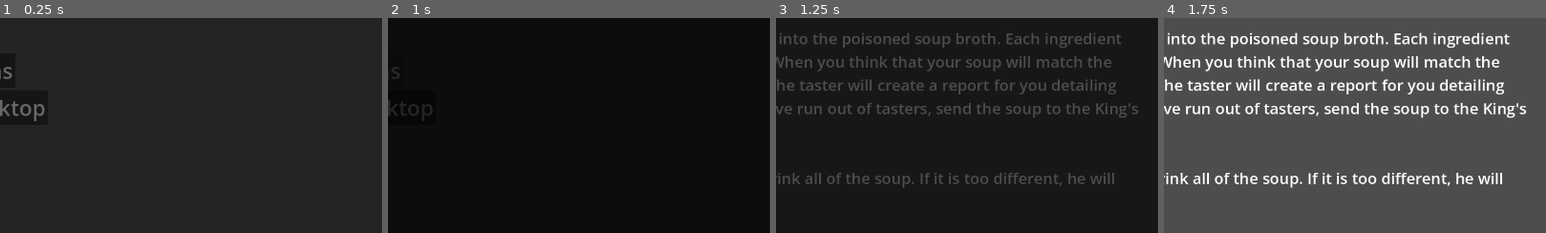
Above: before the commit, frames 1-4 (left to right).
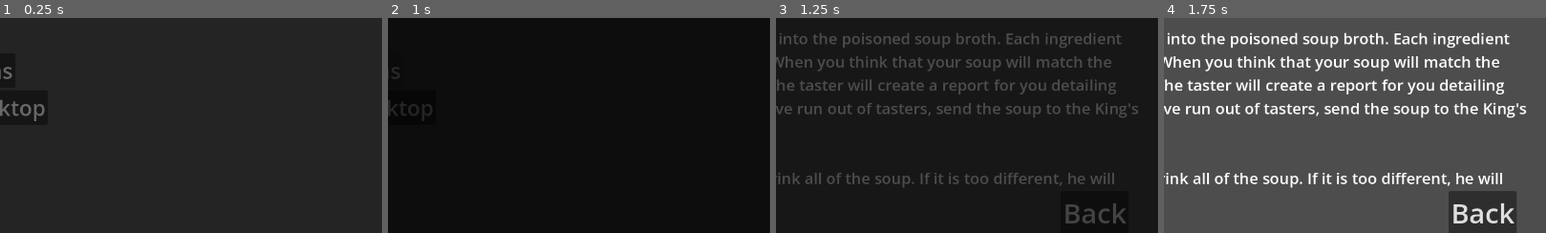
Above: after the commit, the same moments.

Repository: AgreeableDeerGames/GoodSoup
Game: Godot game, scene res://Scenes/main_scene.tscn
The game is run twice, just before and just after one commit, with the same random seed, the same clock (stepped at 60 frames per second) and the same inputs.
Inputs (mouse positions are % of the whole screen's width and height, from its top left):
- Up to frame 1 (0.25 s): no input
- Up to frame 2 (1 s): click "Instructions" at 0.5 s
- Up to frame 3 (1.25 s): no input
- Up to frame 4 (1.75 s): click (92, 95) at 1.25 s, where only the run after the commit has a clickable "Back"
The pictures show only the part of the screen within x 50-100%, y 50-100%; the shares and areas given below are measured in that part.

Frames 1-2 are identical in both runs. In frame 3, 0.6% of the frame differs, in the area x 75-92%, y 86-96%; in frame 4, 3.3%, in the area x 74-93%, y 80-100%.

Commit message:
changed instructions back location

Diff:
--- a/Scenes/instructions.tscn
+++ b/Scenes/instructions.tscn
@@ -44,4 +44,4 @@
 autowrap_mode = 3
 
 [node name="BackButton" parent="VBoxContainer" unique_id=638048668 instance=ExtResource("1_8p7yn")]
-position = Vector2(1300, 700)
+position = Vector2(1100, 650)
